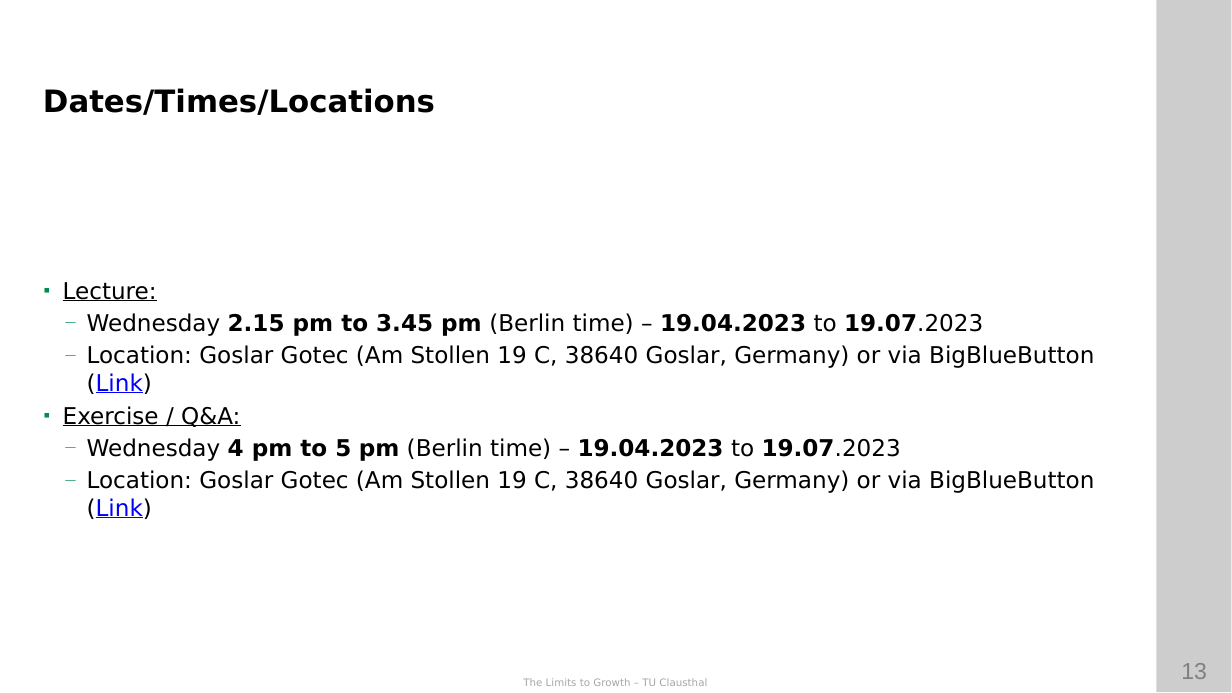
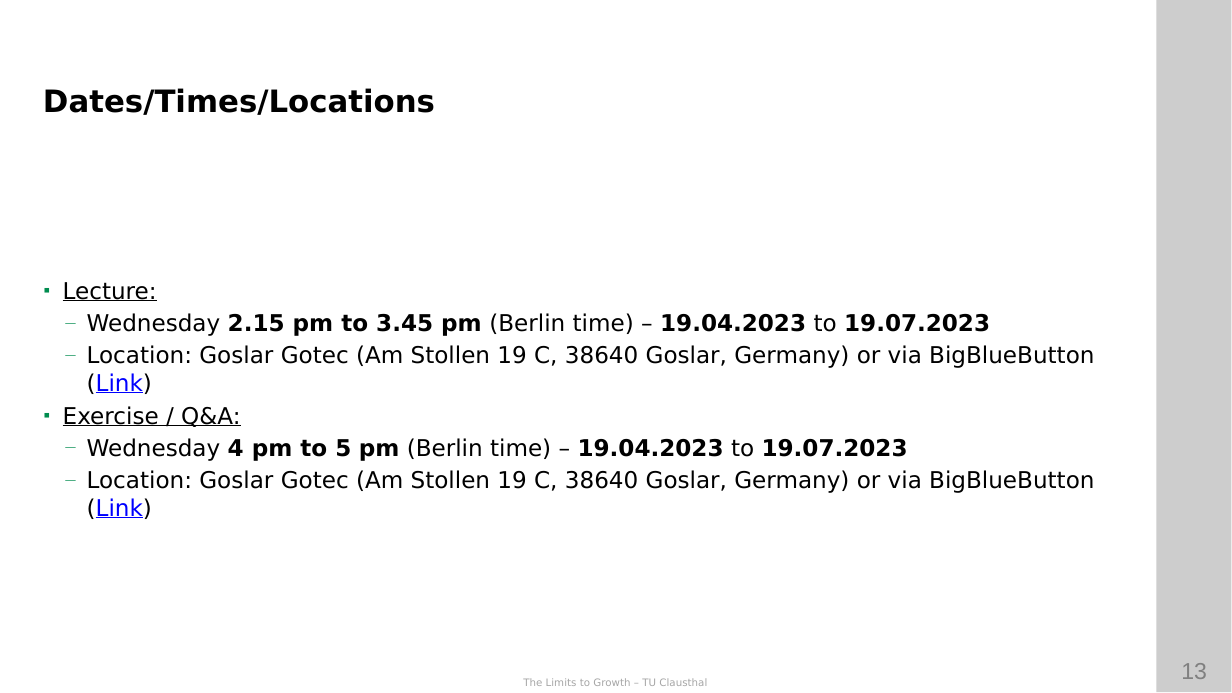
Before and after one commit to ETCE-LAB/teaching-material, a slide deck: slide 13 of The-Limits-to-Growth/LTG-L00-Organization.pptx. Drawn at 1232x693 pixels with LibreOffice and Linux fonts; fonts in the diff are those of the drawing; background and template pictures are left out. Boxes give left, top, right and bottom in pixels: in the first picture for what was removed or moved away, otherwise in the second. Text is boxed around its words. In the diff, an @@ line names an element or a change of style, - is before the commit and + after.

```diff
--- a/The-Limits-to-Growth/LTG-L00-Organization.pptx
+++ b/The-Limits-to-Growth/LTG-L00-Organization.pptx
@@ text at bbox=[87, 313, 990, 461]: bold on in "19.07.2023", "19.07.2023" @@
```
Also in this commit, not shown: 3 other slides changed, 1 slide added, 2 other files.
